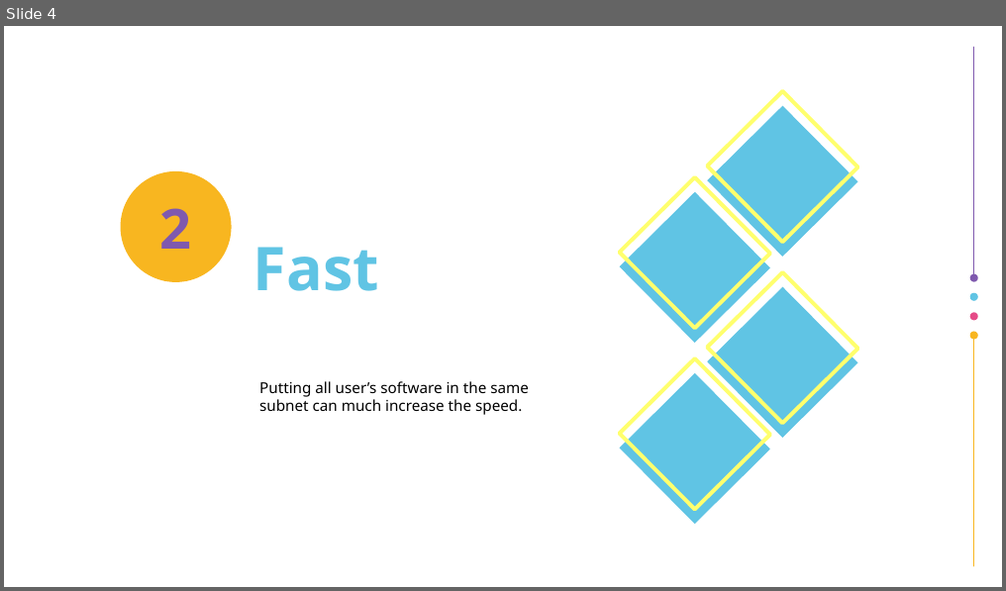
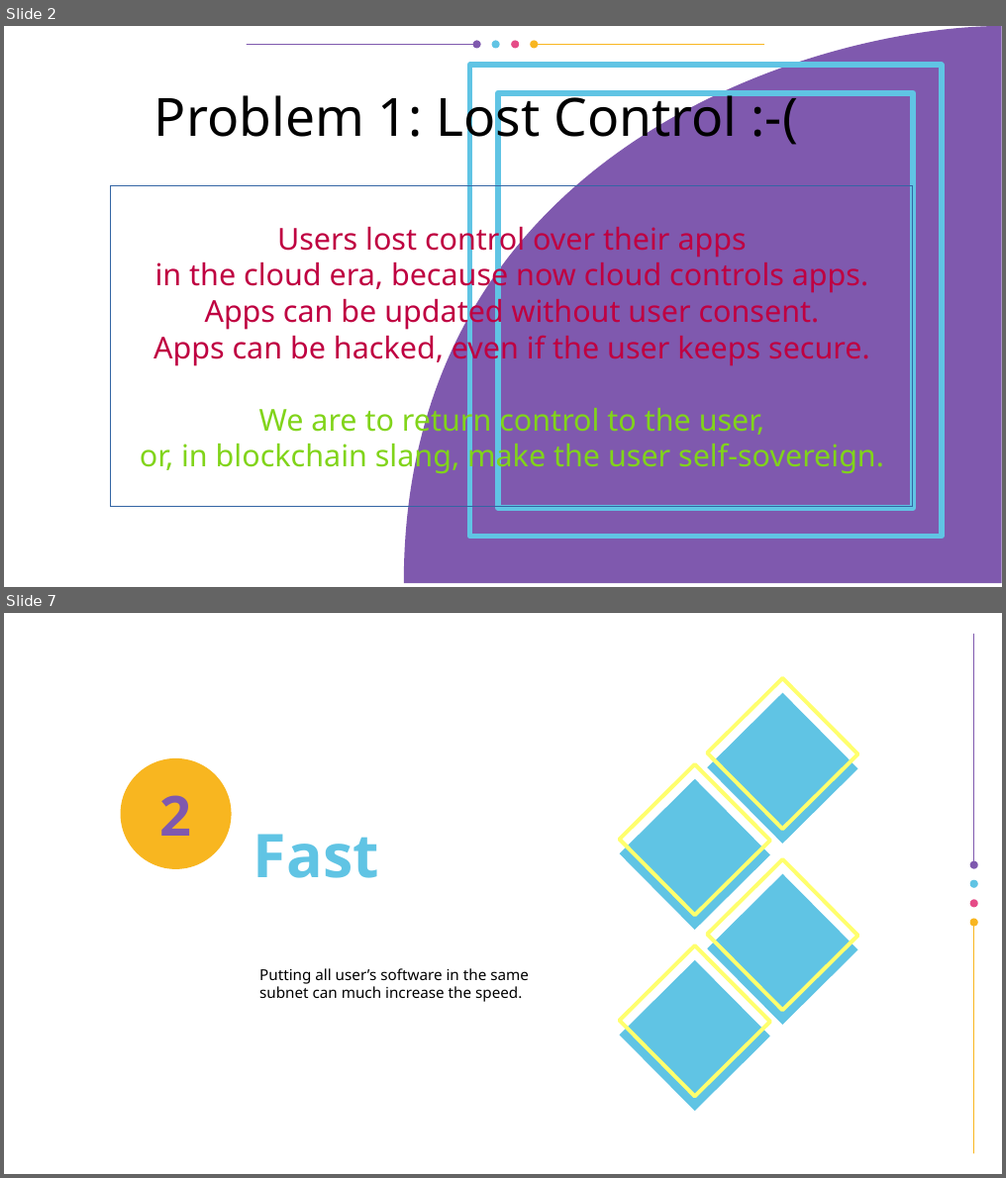
Before and after one commit to vporton/icp-package-manager, a slide deck: docs/presentation.odp. Shown one above the other, each under a label of ours: slide 4 before the commit, slides 2 and 7 after it; the slides between them are not shown. The pictures are 1006x591 and 1006x1178 pixels, drawn with LibreOffice and Linux fonts; fonts in the diff are those of the drawing; background and template pictures are left out. Boxes give left, top, right and bottom in pixels: in the first picture for what was removed or moved away, otherwise in the second. Text is boxed around its words. In the diff, an @@ line names an element or a change of style, - is before the commit and + after.

```diff
--- a/docs/presentation.odp
+++ b/docs/presentation.odp
@@ slide 2 added at (4, 26, 1002, 587), background #FFFFFF @@
@@ group added at (247, 41, 763, 49): 6 freeform shapes @@
@@ freeform shape added at (404, 26, 1002, 583), fill #7F59AE @@
@@ freeform shape added at (470, 65, 943, 537), outline #60C4E4 4.48 pt @@
@@ text added at (154, 86, 737, 150), 42 pt, text #000000 @@
+Problem 1: Lost Control :-(
@@ freeform shape added at (498, 93, 914, 509), outline #60C4E4 4.48 pt @@
@@ rectangle added at (111, 186, 913, 507), outline #3465A4 0 pt, 24 pt, text #BF0041 @@
+Users lost control over their apps
+in the cloud era, because now cloud controls apps.
+Apps can be updated without user consent.
+Apps can be hacked, even if the user keeps secure.
+We are to return control to the user,
+or, in blockchain slang, make the user self-sovereign.
@@ what was slide 4 is now slide 7 @@
```
Also in this commit, not shown: 4 slides changed, 4 other slides added, 5 slides removed.
